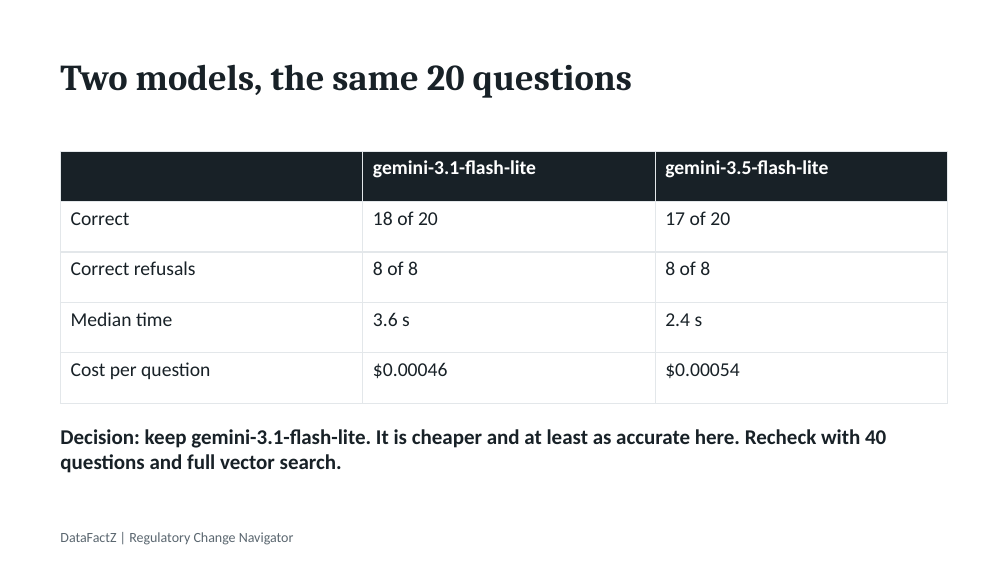
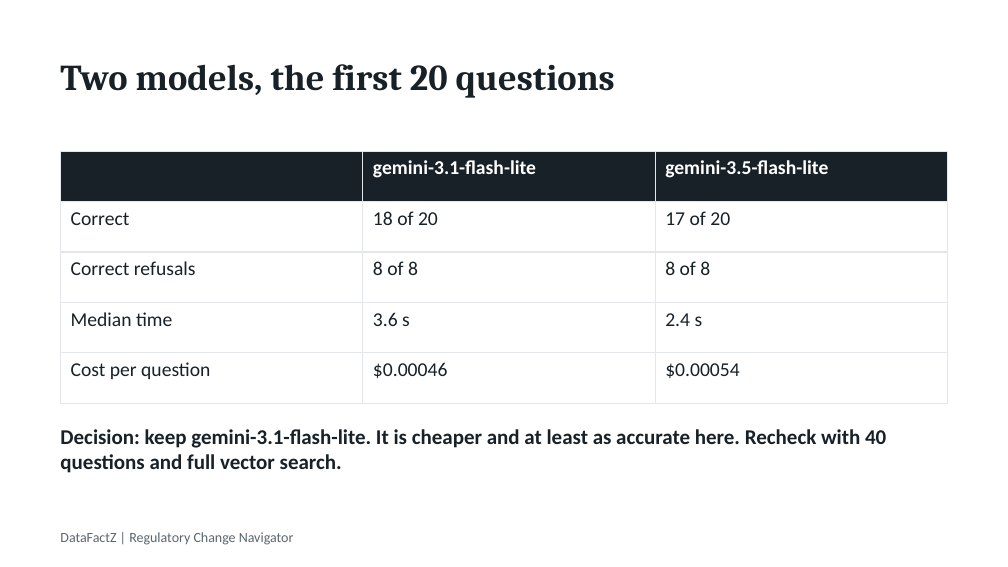
Before and after one commit to NeelimaPopuri/ai-engineer-intern-project, a slide deck: slide 10 of uc1-rag-chatbot/docs/uc1-deck.pptx. Drawn at 1008x567 pixels with LibreOffice and Linux fonts; fonts in the diff are those of the drawing. Boxes give left, top, right and bottom in pixels: in the first picture for what was removed or moved away, otherwise in the second. Text is boxed around its words. In the diff, an @@ line names an element or a change of style, - is before the commit and + after.

```diff
--- a/uc1-rag-chatbot/docs/uc1-deck.pptx
+++ b/uc1-rag-chatbot/docs/uc1-deck.pptx
@@ text at <box>60,64,615,98</box>: text changed @@
-Two models, the same 20 questions
+Two models, the first 20 questions
```
Also in this commit, not shown: 5 other slides changed, 15 other files.
